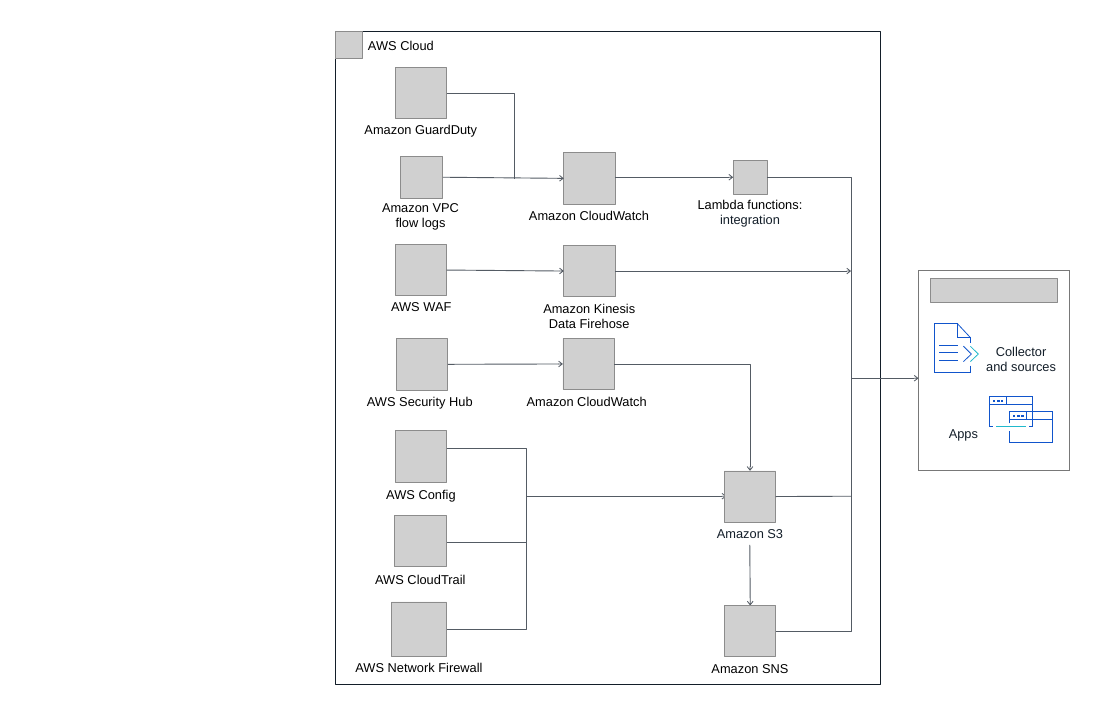
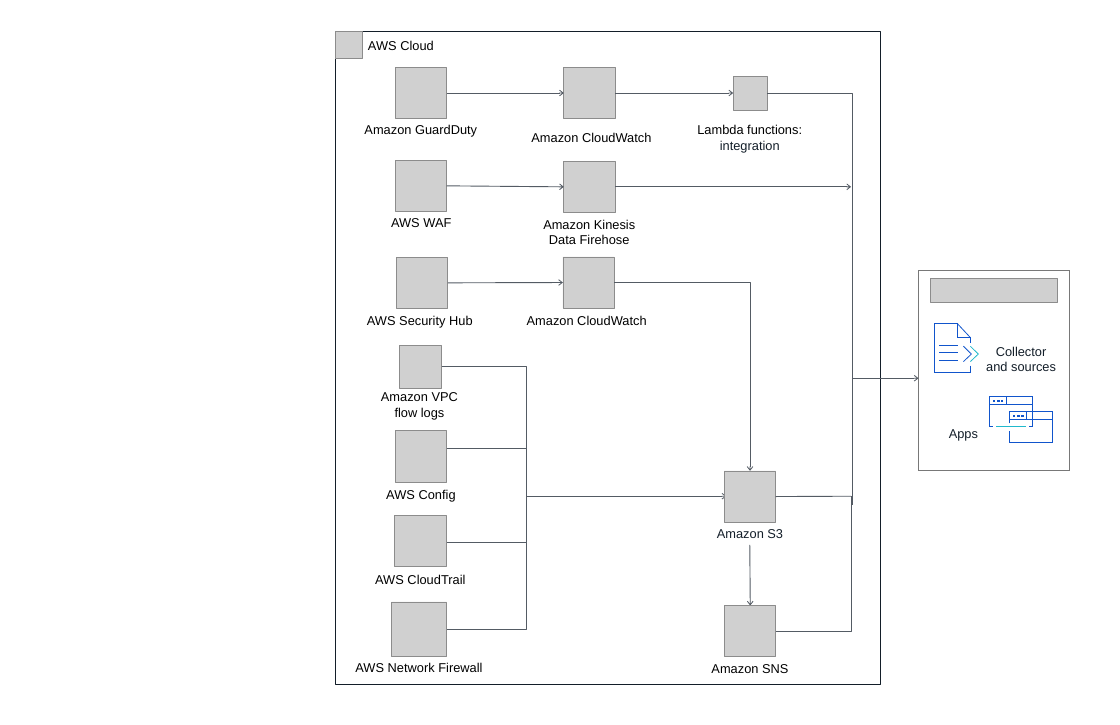
Before and after one commit to aws-ia/cfn-ps-sumo-logic-log-centralization, a slide deck: slide 1 of docs/deployment_guide/images/sumo-logic-archictecure-diagram.pptx. Drawn at 1120x725 pixels with LibreOffice and Linux fonts; fonts in the diff are those of the drawing; grey boxes stand for pictures. Boxes give left, top, right and bottom in pixels: in the first picture for what was removed or moved away, otherwise in the second. Text is boxed around its words. In the diff, an @@ line names an element or a change of style, - is before the commit and + after.

```diff
--- a/docs/deployment_guide/images/sumo-logic-archictecure-diagram.pptx
+++ b/docs/deployment_guide/images/sumo-logic-archictecure-diagram.pptx
@@ arrow moved from (443, 177) - (564, 179) to (447, 93) - (564, 93) @@
@@ elbow line removed from (447, 93) to (515, 179) @@
@@ text "Lambda functions: integration": place and size @@
-text "Lambda functions: integration" at (698, 199, 802, 227)
+text "Lambda functions: integration" at (697, 124, 802, 153)
@@ elbow line added from (767, 93) to (852, 505), #545B64 1 pt @@
@@ text "Amazon CloudWatch": place and size @@
-text "Amazon CloudWatch" at (529, 210, 649, 220)
+text "Amazon CloudWatch" at (531, 132, 651, 142)
@@ freeform shape removed at (768, 177, 851, 496) @@
@@ 4 pictures, 3 arrows, 2 texts: place and size @@
-4 pictures, 3 arrows, 2 texts at (391, 153, 851, 328)
+4 pictures, 3 arrows, 2 texts at (391, 67, 851, 244)
@@ 2 pictures, 2 texts, 1 arrow: place and size @@
-2 pictures, 2 texts, 1 arrow at (367, 338, 646, 409)
+2 pictures, 2 texts, 1 arrow at (367, 257, 646, 328)
@@ elbow arrow moved from (614, 364) - (750, 470) to (614, 283) - (750, 470) @@
@@ picture: place and size @@
-picture at (401, 156, 443, 198)
+picture at (399, 345, 441, 387)
@@ text "Amazon VPC flow logs": place and size @@
-text "Amazon VPC flow logs" at (382, 203, 459, 230)
+text "Amazon VPC flow logs" at (381, 392, 458, 420)
@@ elbow line added from (441, 367) to (526, 496), #545B64 1 pt @@
```
Also in this commit, not shown: 3 other files.
